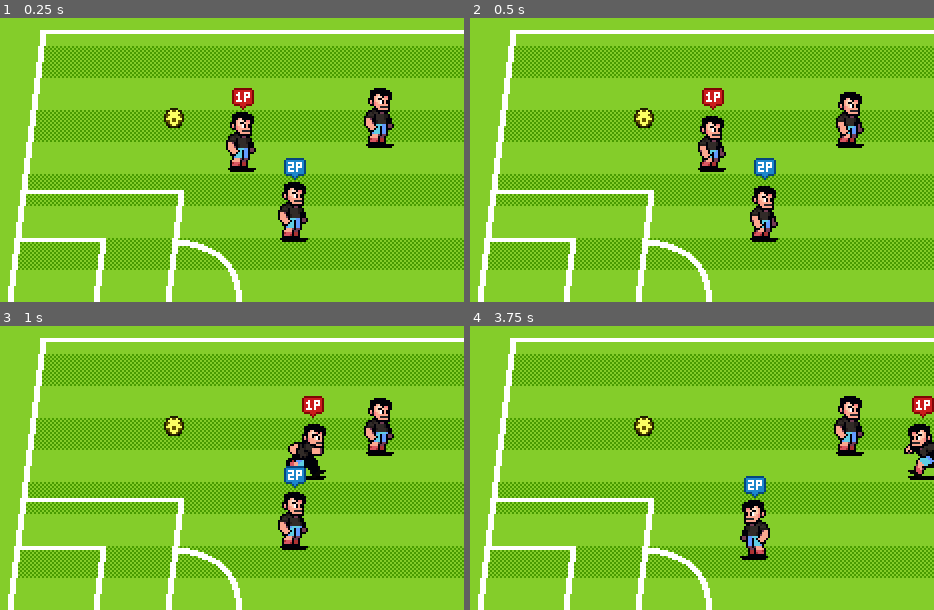
Above: before the commit, frames 1-4 (two rows, left to right).
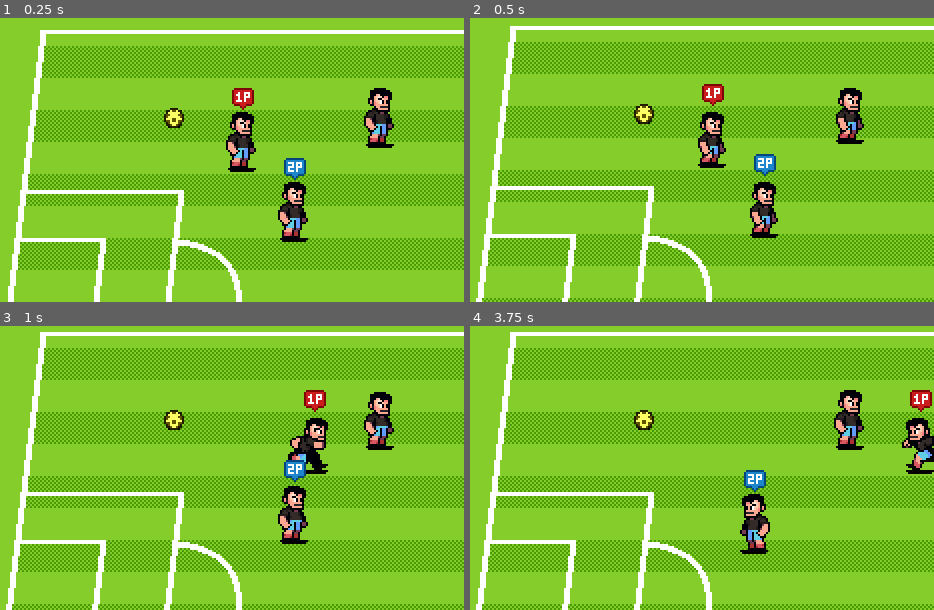
Above: after the commit, the same moments.

Repository: salty-max/kickoff
Game: Godot game, scene res://scenes/world.tscn
Same seed, same stepped clock (60 frames per second), same inputs: the game is played once before the commit and once after it.
Inputs:
- Up to frame 1 (0.25 s): no input
- Up to frame 2 (0.5 s): no input
- Up to frame 3 (1 s): hold D (p1_right) from 0.53 s (still down); tap C (p1_pass) at 0.6 s
- Up to frame 4 (3.75 s): release D (p1_right) at 1.28 s; hold S (p1_down) 1.28-2.03 s; tap one key every 0.75 s from 1.35 s: V (p1_shoot) Down (p2_down) Left (p2_left) , (p2_pass); hold D (p1_right) 2.03-2.78 s; hold W (p1_up) 2.78-3.53 s; hold A (p1_left) from 3.53 s (still down)

Frame 1 is identical in both runs. In frame 2, 13% of the frame differs, in the area x 1-100%, y 2-100%; in frame 3, 47%; in frame 4, 47%.

Commit message:
added simple camera movement

Diff:
--- a/scenes/ball/ball.gd
+++ b/scenes/ball/ball.gd
@@ -69,6 +69,14 @@
 	switch_state(Ball.State.FREEFORM)
 
 
+func has_carrier() -> bool:
+	return current_state.state_data.carrier != null
+
+
+func get_carrier() -> Player:
+	return current_state.state_data.carrier
+
+
 func update_animation(anim_name: String, backwards: bool = false) -> void:
 	assert(animation_player.has_animation(anim_name), str("No animation named %s for Ball", [anim_name]))
 	if backwards:
--- /dev/null
+++ b/scenes/camera.gd
@@ -0,0 +1,17 @@
+class_name Camera
+extends Camera2D
+
+const DISTANCE_TARGET := 100.0
+const SMOOTHING_BALL_CARRIED := 2
+const SMOOTHING_BALL_DEFAULT := 8
+
+@export var ball: Ball
+
+
+func _process(_delta: float) -> void:
+	if ball.has_carrier():
+		position = ball.get_carrier().position + ball.get_carrier().facing * DISTANCE_TARGET
+		position_smoothing_speed = SMOOTHING_BALL_CARRIED
+	else:
+		position = ball.position
+		position_smoothing_speed = SMOOTHING_BALL_DEFAULT
--- a/scenes/characters/player.gd
+++ b/scenes/characters/player.gd
@@ -46,10 +46,8 @@
 	set_facing()
 	set_sprites_visibility()
 	flip_sprites()
+	move_and_slide()
 
-
-func _physics_process(_delta: float) -> void:
-	move_and_slide()
 
 
 func switch_state(state: State, state_data: PlayerStateData = PlayerStateData.new()) -> void:
@@ -94,7 +92,7 @@
 
 
 func has_ball() -> bool:
-	return ball.current_state.state_data.carrier == self
+	return ball.get_carrier() == self
 
 
 func _on_animation_complete() -> void:
--- a/scenes/characters/player.tscn
+++ b/scenes/characters/player.tscn
@@ -195,4 +195,5 @@
 monitorable = false
 
 [node name="CollisionPolygon2D" type="CollisionPolygon2D" parent="TeammateDetectionArea"]
+modulate = Color(1, 1, 1, 0.3137255)
 polygon = PackedVector2Array(0, -40, 280, -150, 330, -100, 330, 100, 280, 150, 0, 40)
--- a/scenes/world.tscn
+++ b/scenes/world.tscn
@@ -1,10 +1,11 @@
-[gd_scene load_steps=6 format=3 uid="uid://b5bnxvntsynd2"]
+[gd_scene load_steps=7 format=3 uid="uid://b5bnxvntsynd2"]
 
 [ext_resource type="Texture2D" uid="uid://dt16qdo3fdavv" path="res://assets/art/backgrounds/pitch-background.png" id="1_nnsk1"]
 [ext_resource type="Texture2D" uid="uid://c8ohvhvsvjcff" path="res://assets/art/backgrounds/pitch-pattern.png" id="2_4wyf3"]
 [ext_resource type="Texture2D" uid="uid://pv31284e0y0x" path="res://assets/art/backgrounds/pitch-lines.png" id="3_k0juu"]
 [ext_resource type="PackedScene" uid="uid://qnill5eje5pq" path="res://scenes/characters/player.tscn" id="4_k0juu"]
 [ext_resource type="PackedScene" uid="uid://bqw708e80bn5f" path="res://scenes/ball/ball.tscn" id="5_71j4m"]
+[ext_resource type="Script" uid="uid://fn4grw54383a" path="res://scenes/camera.gd" id="6_qfnet"]
 
 [node name="World" type="Node2D"]
 
@@ -43,3 +44,12 @@
 
 [node name="Ball" parent="Actors" instance=ExtResource("5_71j4m")]
 position = Vector2(135, 93)
+
+[node name="Camera" type="Camera2D" parent="." node_paths=PackedStringArray("ball")]
+limit_left = 0
+limit_top = 0
+limit_right = 850
+limit_bottom = 360
+position_smoothing_enabled = true
+script = ExtResource("6_qfnet")
+ball = NodePath("../Actors/Ball")
Not shown, added: scenes/camera.gd.uid
